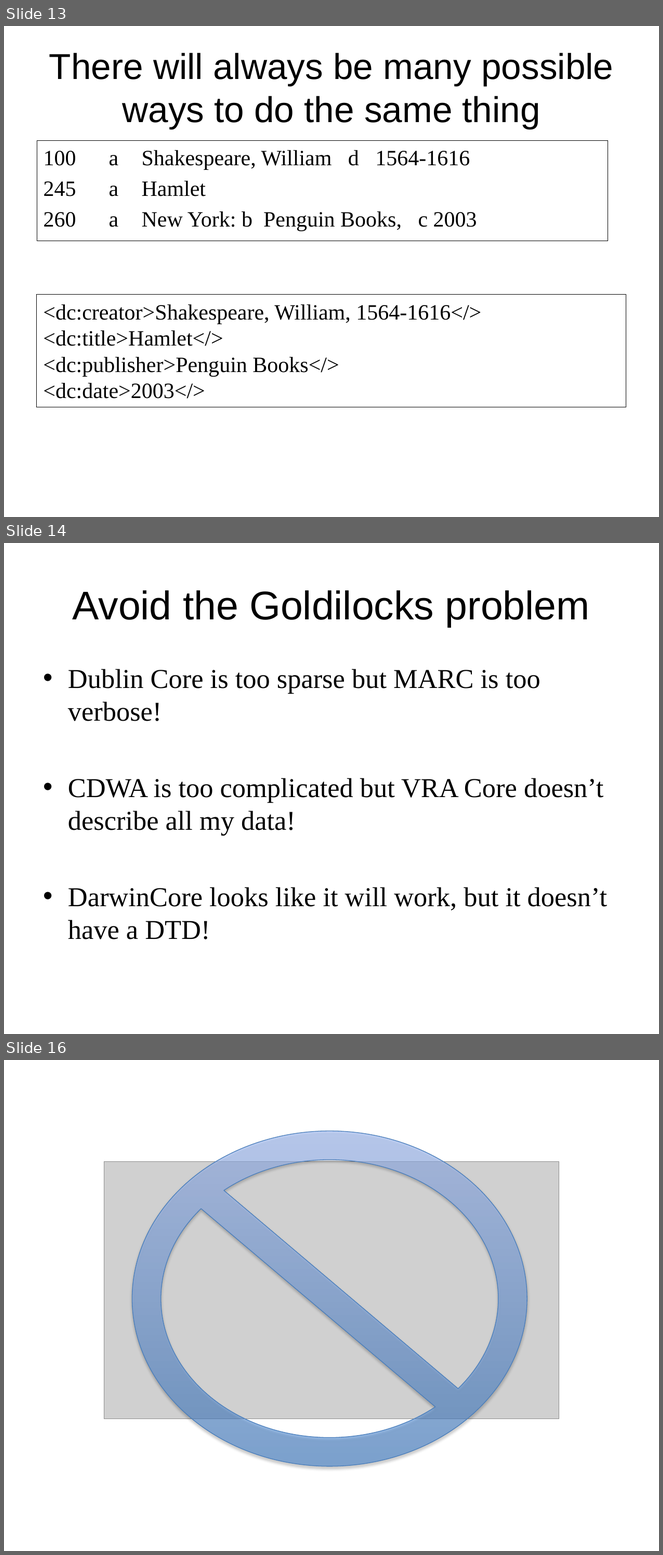
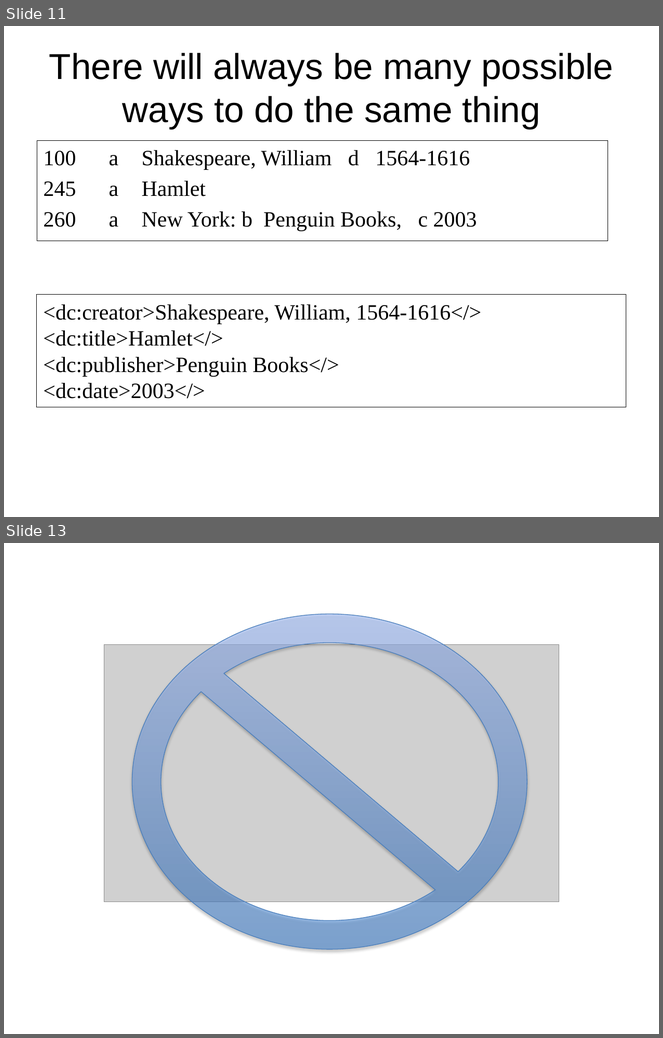
Before and after one commit to DataCurationWorkshop/HongKongCurationWorkshop, a slide deck: Day_2/Day_2_Lectures/Day_2_Lecture_Metadata2.pptx. Shown one above the other, each under a label of ours: slides 13, 14 and 16 before the commit, slides 11 and 13 after it; the slides between them are not shown. The pictures are 663x1555 and 663x1038 pixels, drawn with LibreOffice and Linux fonts; fonts in the diff are those of the drawing; grey boxes stand for pictures; background and template pictures are left out. Boxes give left, top, right and bottom in pixels: in the first picture for what was removed or moved away, otherwise in the second. Text is boxed around its words. In the diff, an @@ line names an element or a change of style, - is before the commit and + after.

```diff
--- a/Day_2/Day_2_Lectures/Day_2_Lecture_Metadata2.pptx
+++ b/Day_2/Day_2_Lectures/Day_2_Lecture_Metadata2.pptx
@@ slide 14 removed at (x1=4, y1=543, x2=659, y2=1034), background #FFFFFF @@
@@ title removed at (x1=73, y1=590, x2=590, y2=627) @@
-Avoid the Goldilocks problem
@@ text removed at (x1=68, y1=669, x2=608, y2=940) @@
-• Dublin Core is too sparse but MARC is too verbose!
-• CDWA is too complicated but VRA Core doesn’t describe all my data!
-• DarwinCore looks like it will work, but it doesn’t have a DTD!
@@ what was slide 13 is now slide 11 @@
@@ what was slide 16 is now slide 13 @@
```
Also in this commit, not shown: 7 slides changed, 7 slides added, 3 other slides removed.
